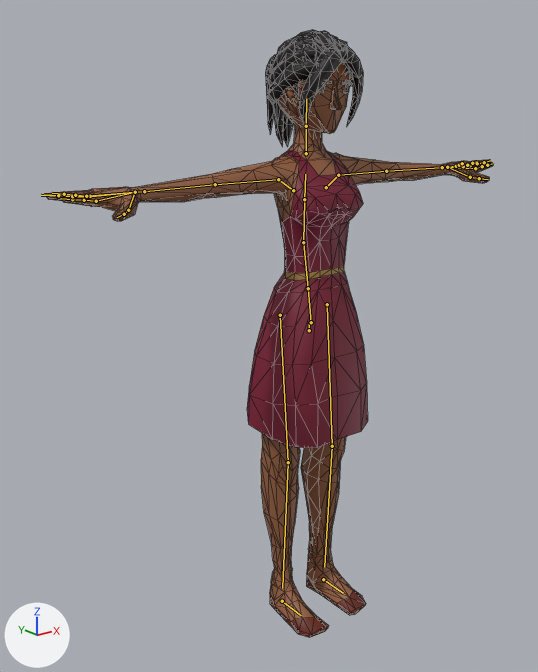
The glTF model js/models/avatars/club-crowd-f4.glb as it was, and as the next commit left it.
Before and after are seen from a 50 mm camera at (-1.488, -1.729, 1.653) aimed at (-0.151, -0.058, 0.984). Arrows for +X, +Y and +Z are at lower left; the lights stay in place. The first picture is the older version. The bones that change, and the others that lie on the model, are drawn over the model as lines. Mesh edges are drawn as thin lines.

In view in the first picture: 'Formad_Head'.
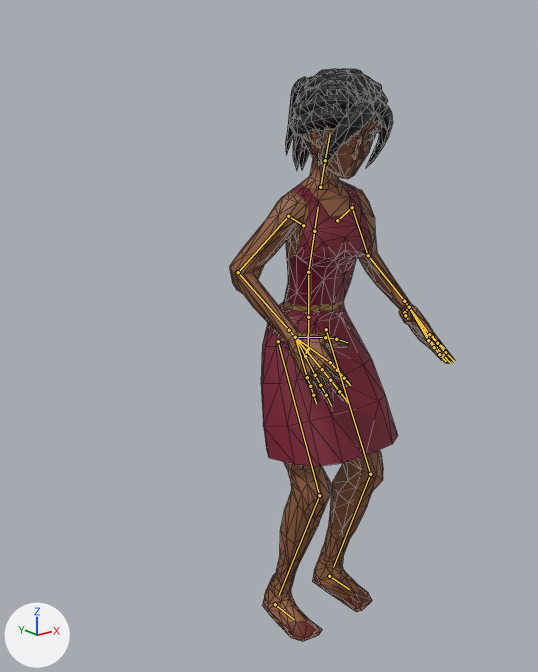
The newer file adds an action. The first version stands in its rest pose; the second is drawn at frame 13 of the action 'Groove_Skank'.

Changed parts and their boxes (x1, y1, x2, y2) in the pictures (538 x 672 px):
'Formad_Head', posed (50% narrower): before (45, 30, 494, 638); after (229, 68, 454, 642)
bone 'Body', root to tip: before (309, 330) to (309, 321); after (305, 356) to (306, 348)
bone 'Abdomen', root to tip: before (308, 288) to (303, 242); after (308, 317) to (308, 272)
bone 'Torso', root to tip: before (303, 242) to (304, 199); after (308, 272) to (314, 231)
bone 'Chest', root to tip: before (304, 199) to (305, 174); after (314, 231) to (318, 207)
bone 'Neck', root to tip: before (306, 153) to (306, 126); after (320, 187) to (325, 160)
bone 'Head', root to tip: before (306, 126) to (306, 98); after (325, 160) to (330, 133)
bone 'UpperArm.L', root to tip: before (338, 175) to (386, 171); after (352, 207) to (368, 255)
bone 'LowerArm.L', root to tip: before (386, 171) to (442, 167); after (368, 255) to (404, 301)
bone 'Wrist.L', root to tip: before (442, 167) to (447, 167); after (404, 301) to (409, 307)
bone 'UpperArm.R', root to tip: before (278, 179) to (215, 184); after (288, 216) to (238, 272)
bone 'LowerArm.R', root to tip: before (215, 184) to (144, 191); after (238, 272) to (289, 330)
bone 'Wrist.R', root to tip: before (144, 191) to (135, 192); after (289, 330) to (295, 337)
bone 'UpperLeg.L', root to tip: before (327, 304) to (332, 446); after (326, 329) to (370, 474)
bone 'LowerLeg.L', root to tip: before (332, 446) to (324, 567); after (370, 474) to (333, 567)
bone 'UpperLeg.R', root to tip: before (280, 315) to (288, 462); after (278, 341) to (319, 495)
bone 'LowerLeg.R', root to tip: before (288, 462) to (282, 588); after (319, 495) to (279, 595)
bone 'Foot.L', root to tip: before (323, 579) to (343, 593); after (329, 576) to (349, 589)
bone 'Foot.R', root to tip: before (282, 601) to (301, 615); after (275, 604) to (294, 619)

What the commit changed:
Bone 'Body' (bone_body) moves from (0.0, 0.0, 0.0) to (-0.009, -0.084, -0.004).
Bone 'Body' (bone_body) turns from (0, 0, 0) to (9, -2, 1) degrees about its own x, y and z.
Bone 'Abdomen' (bone_abdomen) turns from (0, 0, 0) to (1, 0, 0) degrees about its own x, y and z.
Bone 'Torso' (bone_torso) turns from (0, 0, 0) to (1, 0, 0) degrees about its own x, y and z.
Bone 'Chest' (bone_chest) turns from (0, 0, 0) to (1, 0, 0) degrees about its own x, y and z.
Bone 'Neck' (bone_neck) turns from (0, 0, 0) to (2, 1, 0) degrees about its own x, y and z.
Bone 'Head' (bone_head) turns from (0, 0, 0) to (3, 2, 0) degrees about its own x, y and z.
Bone 'UpperArm.L' (bone_upperarm_l) turns from (0, 0, 0) to (-58, 15, -12) degrees about its own x, y and z.
Bone 'LowerArm.L' (bone_lowerarm_l) turns from (0, 0, 0) to (2, 1, -81) degrees about its own x, y and z.
Bone 'Wrist.L' (bone_wrist_l) turns from (0, 0, 0) to (-1, 0, -6) degrees about its own x, y and z.
Bone 'UpperArm.R' (bone_upperarm_r) turns from (0, 0, 0) to (-61, -23, 12) degrees about its own x, y and z.
Bone 'LowerArm.R' (bone_lowerarm_r) turns from (0, 0, 0) to (2, -1, 80) degrees about its own x, y and z.
Bone 'Wrist.R' (bone_wrist_r) turns from (0, 0, 0) to (-1, 0, 6) degrees about its own x, y and z.
Bone 'UpperLeg.L' (bone_upperleg_l) turns from (0, 0, 0) to (-29, -3, -1) degrees about its own x, y and z.
Bone 'LowerLeg.L' (bone_lowerleg_l) turns from (0, 0, 0) to (38, 1, 0) degrees about its own x, y and z.
Bone 'UpperLeg.R' (bone_upperleg_r) turns from (0, 0, 0) to (-30, -2, 2) degrees about its own x, y and z.
Bone 'LowerLeg.R' (bone_lowerleg_r) turns from (0, 0, 0) to (39, -1, 0) degrees about its own x, y and z.
Bone 'Foot.L' (bone_foot_l) moves from (0.0, 0.0, 0.0) to (0.03, 0.0, 0.0).
Bone 'Foot.R' (bone_foot_r) moves from (0.0, 0.0, 0.0) to (-0.03, 0.0, 0.0).
